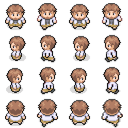
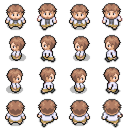
Layered file, before and after one edit (128x128). Changes by layer:
"Layer 3": opacity 70% → 27%, painted on it over [6, 22, 121, 128]
